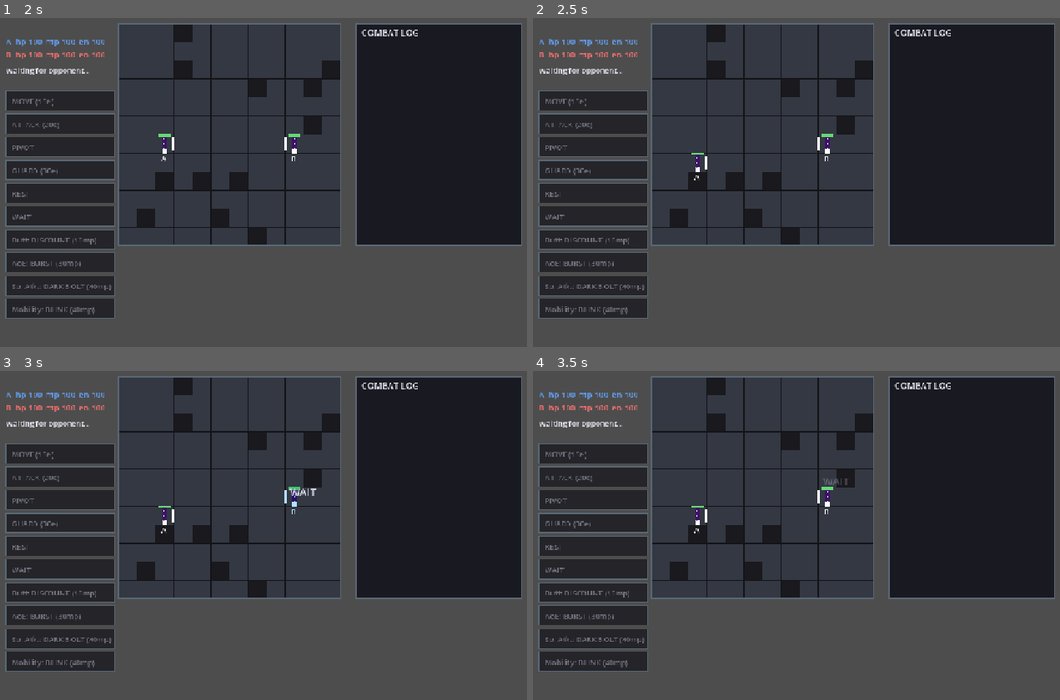
Above: before the commit, frames 1-4 (two rows, left to right).
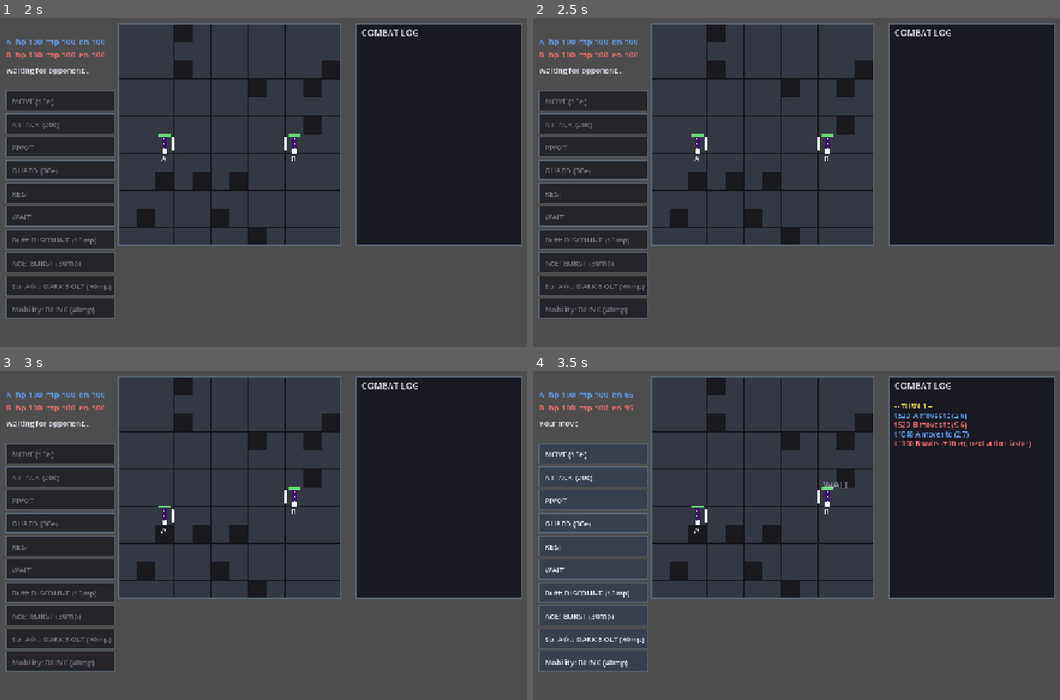
Above: after the commit, the same moments.

Repository: Chibuzu/UKO
Game: Godot game, scene res://Game.tscn
Two runs of this game, one before a commit and one after it. Both use one fixed random seed, a clock stepped at 60 frames per second and the inputs below. This scene is started directly instead of the project's main scene.
Inputs (mouse positions are in pixels of both pictures, inside the frame that each line leads up to):
- Up to frame 1 (2 s): tap Enter at 0.5, 0.6 s; move the mouse to (479, 169) at 0.52 s; hold D 0.53-1.28 s; click (479, 169) at 0.67 s; tap Space at 0.77, 1.25, 1.52 s; move the mouse to (194, 205) at 1.27 s; hold S from 1.28 s (still down); tap Keypad Enter at 1.35 s; click (194, 205) at 1.42 s
- Up to frame 2 (2.5 s): move the mouse to (928, 106) at 2.02 s; release S at 2.03 s; hold D from 2.03 s (still down); tap Backspace at 2.1 s; click (928, 106) at 2.17 s
- Up to frame 3 (3 s): tap Enter at 2.75 s; move the mouse to (295, 614) at 2.77 s; release D at 2.78 s; hold W from 2.78 s (still down); tap Z at 2.85 s; click (295, 614) at 2.92 s
- Up to frame 4 (3.5 s): keep holding W; tap Space at 3.02 s

Frame 1 is identical in both runs. In frame 2, 0.2% of the frame differs, in the area x 30-34%, y 35-50%; in frame 3, 0.1%; in frame 4, 13%, in the area x 1-95%, y 6-92%.

Commit message:
FIX CODES

Diff:
--- a/Scripts/AI/AIToolkit.gd
+++ b/Scripts/AI/AIToolkit.gd
@@ -146,10 +146,10 @@
 		return false
 	if String(d.get("effect", {}).get("type", "")) != "damage":
 		return false
-	# > 2, not > 1: the foe is within one step of the blast, so this hits either by
-	# closing in (move -> burst) or by the foe stepping into us. Only a truly
-	# unreachable burst (>=3 away) is pruned. Tighten to > 1 for hit-only-now.
-	return Grid.cheb(from, foe_pos) > 2
+	# radius+1, not radius: the foe is within one step of the blast, so it still hits
+	# by closing in (move -> burst) or by the foe stepping into us. Only a truly
+	# unreachable burst (radius+2 away) is pruned.
+	return Grid.cheb(from, foe_pos) > int(d.get("radius", Config.AROUND_RADIUS)) + 1
 
 
 # Cardinal facing pointing at the foe (dominant axis; +y is south).
--- a/Scripts/Core/Config.gd
+++ b/Scripts/Core/Config.gd
@@ -24,10 +24,19 @@
 	Band.BUFF: 0, Band.PIVOT: 1, Band.GUARD: 2, Band.ATTACK: 3,
 	Band.AOE: 4, Band.MOVE: 5, Band.SPECIAL: 6, Band.REST: 7,
 }
+# Out-of-band priorities for entries injected mid-loop (blink arrival, projectile
+# steps). They sort ALONGSIDE BAND_PRIORITY (0-7) when ticks tie: a teleport ARRIVES
+# in the pivot slot (lands before the ATTACK band can act on it); a projectile STEP
+# resolves above every band, so a same-tick dodge settles first and can clear the tile.
+const PRIORITY_BLINK_ARRIVE := 1   # ties resolve in the pivot slot
+const PRIORITY_PROJECTILE := 9     # above all bands (0-7)
 
 # ── Resources [PH] ──────────────────────────────────────────────────────
 const MAP_ROTATE_EVERY := 5    # shift the arena quadrants one step clockwise every this many turns
 const MAP_CRUSH_DAMAGE := 20   # if a rotating wall would land on you, it is suppressed and you take this
+const BLOCKER_DENSITY_MIN := 0.08   # fraction of tiles that become walls (rolled per arena)
+const BLOCKER_DENSITY_MAX := 0.10
+const SPAWN_INSET := 1   # fighters spawn this many tiles in from the left/right edge, mid-row
 const MAX_HP := 100
 const MAX_MP := 100
 const MAX_ENERGY := 100
@@ -62,6 +71,9 @@
 }
 const FLANK_MULT := { "front": 1.0, "side": 1.5, "back": 2.0 }
 const ATTACK_DAMAGE := 15   # World B: melee no longer whiffs, so it hits for less
+# Default Chebyshev radius of an "around" blast (3x3 = 1). A spell may override with
+# its own "radius"; both the shape expansion and the AI reachability gate read this.
+const AROUND_RADIUS := 1
 
 # Which face of a defender (facing `facing`, standing at `def_pos`) the tile
 # `atk_pos` sits on: "front" / "side" / "back". THE flank rule -- the resolver's
--- a/Scripts/Core/Grid.gd
+++ b/Scripts/Core/Grid.gd
@@ -6,6 +6,9 @@
 
 const SIZE := 12
 const DIRS := [Vector2i(0, -1), Vector2i(0, 1), Vector2i(-1, 0), Vector2i(1, 0)]
+const ROT_STEPS := 4           # quadrant cycle has 4 orientations; 4 shifts return to start
+const GEN_ATTEMPTS := 200      # max arena re-rolls to find a connected layout
+const GEN_PLACE_GUARD := 1000  # safety cap on blocker-placement tries per arena
 
 # blocked[y][x] == true means a blocker sits there (breaks LoS and movement).
 var blocked: Array = []
@@ -60,15 +63,15 @@
 # ── Generation (ruleset 1: 8-10% blockers, spawns must stay connected) ──
 func generate(rng: RandomNumberGenerator) -> void:
 	var attempts := 0
-	while attempts < 200:
+	while attempts < GEN_ATTEMPTS:
 		attempts += 1
 		_clear()
-		spawn_a = Vector2i(1, SIZE / 2)
-		spawn_b = Vector2i(SIZE - 2, SIZE / 2)
-		var target := int(round(SIZE * SIZE * rng.randf_range(0.08, 0.10)))
+		spawn_a = Vector2i(Config.SPAWN_INSET, SIZE / 2)
+		spawn_b = Vector2i(SIZE - 1 - Config.SPAWN_INSET, SIZE / 2)
+		var target := int(round(SIZE * SIZE * rng.randf_range(Config.BLOCKER_DENSITY_MIN, Config.BLOCKER_DENSITY_MAX)))
 		var placed := 0
 		var guard := 0
-		while placed < target and guard < 1000:
+		while placed < target and guard < GEN_PLACE_GUARD:
 			guard += 1
 			var p := Vector2i(rng.randi() % SIZE, rng.randi() % SIZE)
 			if blocked[p.y][p.x] or p == spawn_a or p == spawn_b:
@@ -103,7 +106,7 @@
 # corridor rotates with the walls while the fighters stay put, so they can be
 # stranded; we re-verify a path between them and carve one if rotation severed it.
 func rotate_blockers(occupants: Array) -> Array:
-	rot_step = (rot_step + 1) % 4
+	rot_step = (rot_step + 1) % ROT_STEPS
 	blocked = _cycled(base_blocked, rot_step)
 	var crushed: Array = []
 	for p in occupants:
@@ -117,7 +120,7 @@
 # Tiles that are open NOW but become blockers at the next quadrant shift -- the
 # telegraph's "incoming walls", so a fighter can step clear before it lands.
 func incoming_walls() -> Array:
-	var next_layout := _cycled(base_blocked, (rot_step + 1) % 4)
+	var next_layout := _cycled(base_blocked, (rot_step + 1) % ROT_STEPS)
 	var out: Array = []
 	for y in range(SIZE):
 		for x in range(SIZE):
--- a/Scripts/Core/Resolver.gd
+++ b/Scripts/Core/Resolver.gd
@@ -458,8 +458,9 @@
 			return bt
 		"around":
 			var out := []
-			for dy in [-1, 0, 1]:
-				for dx in [-1, 0, 1]:
+			var r := int(d.get("radius", Config.AROUND_RADIUS))
+			for dy in range(-r, r + 1):
+				for dx in range(-r, r + 1):
 					if dx == 0 and dy == 0:
 						continue
 					var p: Vector2i = caster.pos + Vector2i(dx, dy)
@@ -520,7 +521,7 @@
 	caster.pos = IN_TRANSIT                       # off the board until arrival -- untargetable
 	sched.append({
 		"owner": caster.id, "id": s["id"], "category": "blink_arrive",
-		"tick": tick + Config.blink_travel(s["id"]), "band_priority": 1,
+		"tick": tick + Config.blink_travel(s["id"]), "band_priority": Config.PRIORITY_BLINK_ARRIVE,
 		"dest": dest, "facing": face,
 	})
 	_resort_tail(sched, i)
@@ -543,15 +544,17 @@
 	if path.is_empty():
 		return
 	var pid := "%s:%d" % [caster.id, int(s["tick"])]
+	var prev: Vector2i = caster.pos
 	for st in path:
 		sched.append({
 			"owner": caster.id, "id": s["id"], "category": "projectile",
-			"tick": int(st["tick"]), "band_priority": 9,   # resolve AFTER same-tick dodges
-			"tile": st["tile"], "step": int(st["step"]), "pid": pid,
+			"tick": int(st["tick"]), "band_priority": Config.PRIORITY_PROJECTILE,   # resolve AFTER same-tick dodges
+			"tile": st["tile"], "from": prev, "step": int(st["step"]), "pid": pid,
 			"dwell": int(pd.get("tick_per_tile", 0)),   # tile stays "hot" this long: a move onto it in-window is clipped
 			"pierce": bool(pd.get("pierce", false)),
 			"damage": int(pd.get("effect", {}).get("amount", 0)),
 		})
+		prev = st["tile"]
 	_resort_tail(sched, i)   # injected steps now resolve in tick order with the rest of the tail
 
 # A MOVE is continuous travel, so stepping onto a tile a foe's projectile is currently
@@ -584,7 +587,7 @@
 	if consumed.get(pid, false):
 		return
 	var tile: Vector2i = s["tile"]
-	events.append(_ev("projectile_step", tick, actor.id, {"tile": tile, "step": int(s["step"]), "spell": s["id"]}))
+	events.append(_ev("projectile_step", tick, actor.id, {"tile": tile, "from": s.get("from", tile), "step": int(s["step"]), "spell": s["id"]}))
 	if target.pos == tile and dead_tick[target.id] == -1:
 		var dmg := int(s["damage"])
 		_apply_damage(target, dmg, tick, damaged_tick, dead_tick)
--- a/Scripts/View/EventPlayer.gd
+++ b/Scripts/View/EventPlayer.gd
@@ -35,7 +35,12 @@
 			await get_tree().create_timer(dur).timeout
 		if had_hit:
 			await get_tree().create_timer(ViewConfig.HITSTOP).timeout   # weighty pause
-		await get_tree().create_timer(ViewConfig.GROUP_GAP).timeout
+		# Pause until the next tick group, proportional to the gap in sim ticks: a
+		# traveling bolt or an in-transit blink now waits in real time. GAP_MIN at the end.
+		var gap := ViewConfig.GAP_MIN
+		if i < events.size():
+			gap = clampf((float(events[i]["tick"]) - float(tick)) * ViewConfig.SEC_PER_TICK, ViewConfig.GAP_MIN, ViewConfig.GAP_MAX)
+		await get_tree().create_timer(gap).timeout
 
 	units["A"].set_state(final_a)
 	units["B"].set_state(final_b)
@@ -56,13 +61,17 @@
 		"pivot":
 			if u:
 				u.set_facing(e["facing"])
-			return 0.15
+			return ViewConfig.PIVOT_DUR
 		"blink":
+			# Teleport ARRIVES: pop in at the destination (not a slide), reface, fade back.
 			if u:
-				u.tween_to(e["to"])
+				u.position = ViewConfig.tile_center(e["to"])
 				if e.has("facing"):
 					u.set_facing(int(e["facing"]))
-			return ViewConfig.MOVE_DUR
+				fx.burst(u.position, ViewConfig.COL_FX_BUFF, 10)
+				var tw := create_tween()
+				tw.tween_property(u, "modulate:a", 1.0, ViewConfig.FLASH_DUR)
+			return ViewConfig.FLASH_DUR
 		"attack_hit":
 			if u:
 				u.play_anim("attack")
@@ -116,6 +125,22 @@
 			return ViewConfig.FLASH_DUR
 		"spell_miss":
 			return ViewConfig.FX_DUR
+		"blink_depart":
+			# Teleport DEPARTS: vanish from the origin. The proportional gap until the
+			# blink ARRIVES (blink_travel ticks) is the real time spent in transit.
+			if u:
+				fx.burst(u.position, ViewConfig.COL_FX_BUFF, 10)
+				var tw := create_tween()
+				tw.tween_property(u, "modulate:a", 0.0, ViewConfig.FLASH_DUR)
+			return ViewConfig.FLASH_DUR
+		"projectile_step":
+			# The bolt flies one tile; the hop takes its per-tile tick budget, so the
+			# bolt speed matches the sim. Inter-group spacing is the proportional gap.
+			var pspell: String = e.get("spell", "")
+			var tpt := int(Config.def(pspell).get("tick_per_tile", 0))
+			var hop := clampf(float(tpt) * ViewConfig.SEC_PER_TICK, ViewConfig.GAP_MIN, ViewConfig.GAP_MAX)
+			fx.bolt_projectile(ViewConfig.tile_center(e.get("from", e["tile"])), ViewConfig.tile_center(e["tile"]), hop)
+			return 0.0   # async; the inter-group gap paces it
 		_:
 			return 0.0
 
@@ -144,15 +169,13 @@
 		caster.play_anim(cast_anim)
 	match style:
 		"projectile":
-			if not tiles.is_empty():
-				fx.bolt_projectile(caster.position, ViewConfig.tile_center(tiles[-1]))
-			board.shake(ViewConfig.SHAKE_HIT * 0.5)
+			board.shake(ViewConfig.SHAKE_HIT * 0.5)   # muzzle kick; the bolt travels via projectile_step
 		"aoe":
 			if not fx.aoe_anim(caster.position):
 				board.flash_tiles(tiles, color)            # fallback if art missing
 			board.shake(ViewConfig.SHAKE_HIT * 0.7)
 		"blink":
-			fx.burst(caster.position, color, 10)
+			pass   # depart/arrive visuals are driven by the blink_depart / blink events
 		"self_buff":
 			fx.burst(caster.position, color, 10)
 		_:
--- a/Scripts/View/FX.gd
+++ b/Scripts/View/FX.gd
@@ -48,7 +48,7 @@
 
 # Hand-drawn bolt projectile: flies from the caster to the impact tile, rotated
 # to its travel direction (the art is drawn pointing right). False if no art.
-func bolt_projectile(from_local: Vector2, to_local: Vector2) -> bool:
+func bolt_projectile(from_local: Vector2, to_local: Vector2, travel_dur: float = -1.0) -> bool:
 	var path := "res://assets/sprites/bolt_proj.png"
 	if not ResourceLoader.exists(path):
 		return false
@@ -58,7 +58,9 @@
 	s.texture_filter = CanvasItem.TEXTURE_FILTER_NEAREST
 	s.position = from_local
 	s.rotation = (to_local - from_local).angle()
-	var dur: float = clampf((to_local - from_local).length() / 600.0, 0.08, 0.4)
+	# Caller may pass a tick-derived duration so the bolt speed matches the sim;
+	# otherwise fall back to a fixed pixel speed.
+	var dur: float = travel_dur if travel_dur >= 0.0 else clampf((to_local - from_local).length() / 600.0, 0.08, 0.4)
 	var t := create_tween()
 	t.tween_property(s, "position", to_local, dur)
 	t.finished.connect(s.queue_free)
--- a/Scripts/View/ViewConfig.gd
+++ b/Scripts/View/ViewConfig.gd
@@ -74,10 +74,17 @@
 
 # ── Animation timings (seconds) ─────────────────────────────
 const MOVE_DUR := 0.30      # how long a move slide takes
+const PIVOT_DUR := 0.15     # how long a pivot (reface) beat holds
 const FLASH_DUR := 0.25     # how long a flash fades back
 const HIT_DUR := 0.40       # beat held on a landed hit
 const LABEL_DUR := 0.80     # floating number lifetime
-const GROUP_GAP := 0.35     # pause between tick groups (the WEGO heartbeat)
+const GROUP_GAP := 0.35     # legacy fixed gap; superseded by the tick-proportional pause below
+# The pause between tick groups is proportional to the gap in SIM TICKS, so the
+# animation timeline mirrors the resolver clock: a bolt crossing tiles 200 ticks
+# apart, or a blink in transit for 600, waits in kind. Clamped at both ends.
+const SEC_PER_TICK := 0.0015  # animation seconds per simulation tick
+const GAP_MIN := 0.10         # floor on the inter-group pause
+const GAP_MAX := 1.00         # ceiling, so a far-future event never stalls the match
 
 # ── Juice ───────────────────────────────────────────────────
 const HP_DRAIN_DUR := 0.35  # HP bar slides to its new value over this long
